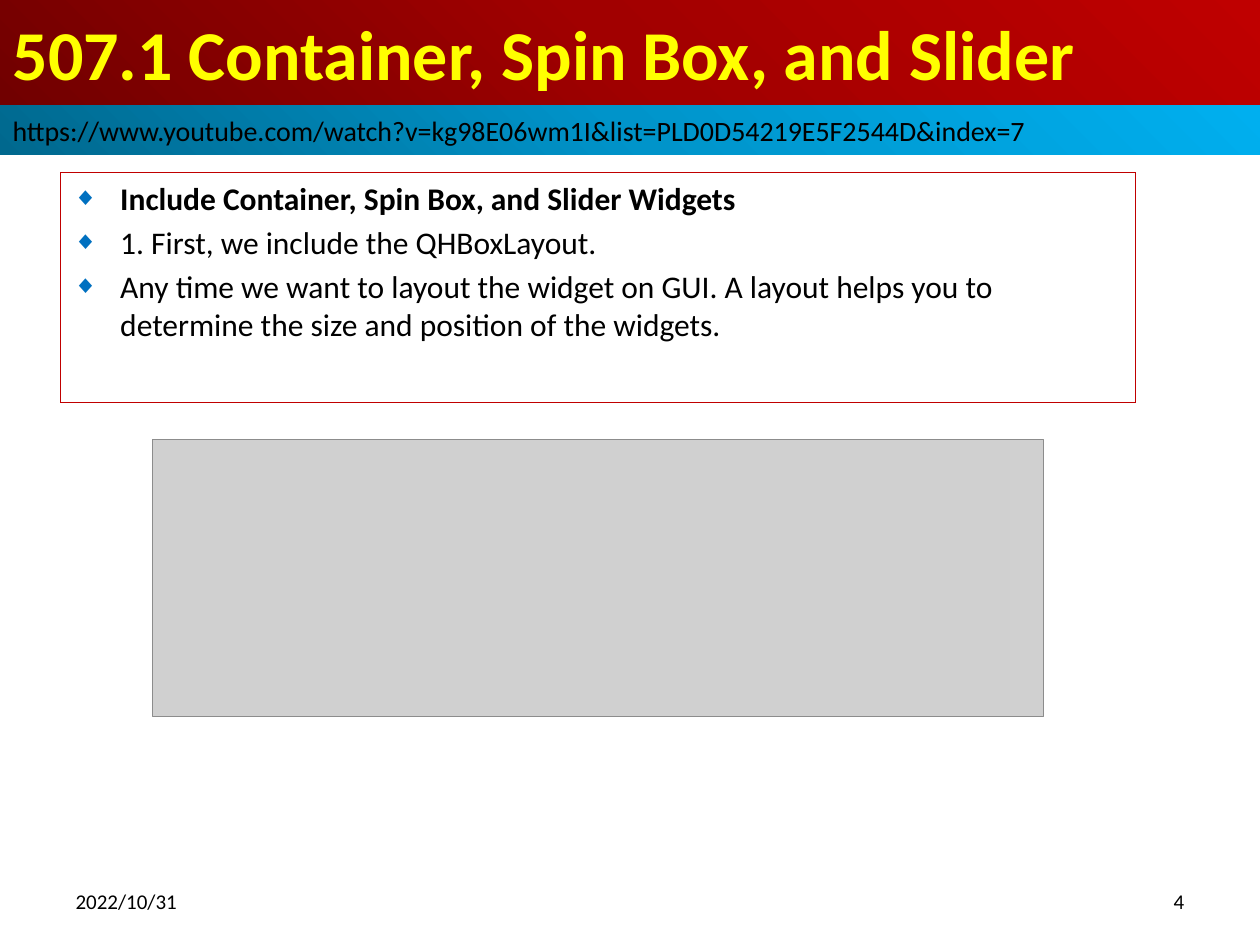
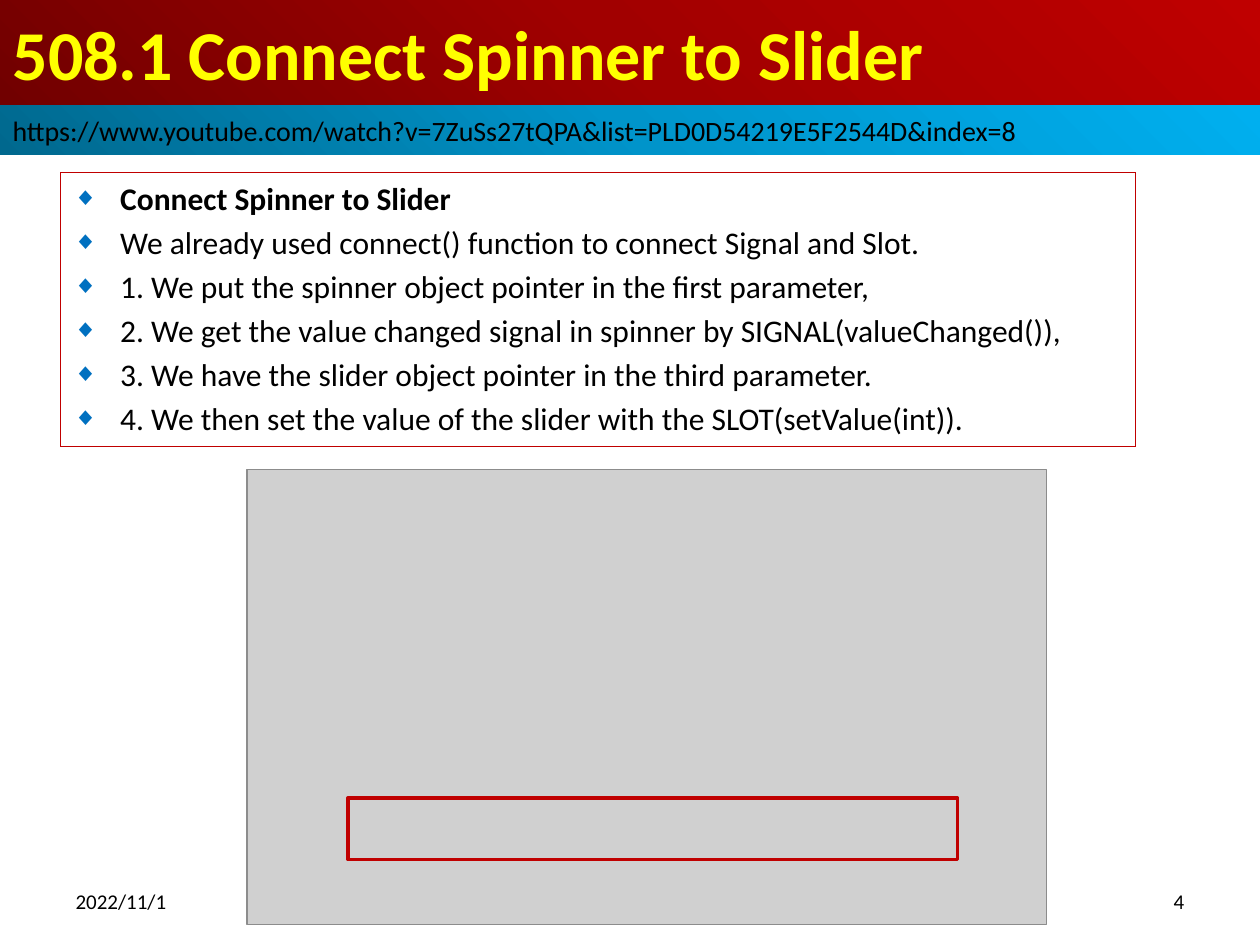
Before and after one commit to peterhchen/012_Qt, a slide deck: slide 4 of 508_Sync_Widgets_Layout.pptx. Drawn at 1260x945 pixels with LibreOffice and Linux fonts; fonts in the diff are those of the drawing; grey boxes stand for pictures. Boxes give left, top, right and bottom in pixels: in the first picture for what was removed or moved away, otherwise in the second. Text is boxed around its words. In the diff, an @@ line names an element or a change of style, - is before the commit and + after.

```diff
--- a/508_Sync_Widgets_Layout.pptx
+++ b/508_Sync_Widgets_Layout.pptx
@@ title at [13, 31, 923, 91]: text changed @@
-507.1 Container, Spin Box, and Slider
+508.1 Connect Spinner to Slider
@@ text in rectangle at [13, 118, 1016, 148]: text changed @@
-https://www.youtube.com/watch?v=kg98E06wm1I&list=PLD0D54219E5F2544D&index=7
+https://www.youtube.com/watch?v=7ZuSs27tQPA&list=PLD0D54219E5F2544D&index=8
@@ subtitle "Connect Spinner to Slider": place and size @@
-subtitle "Connect Spinner to Slider" at [60, 173, 1137, 403]
+subtitle "Connect Spinner to Slider" at [60, 173, 1137, 447]
@@ subtitle at [120, 188, 1061, 434]: text changed @@
-◆ Include Container, Spin Box, and Slider Widgets
-◆ 1. First, we include the QHBoxLayout.
-◆ Any time we want to layout the widget on GUI. A layout helps you to determine the size and position of the widgets.
+◆ Connect Spinner to Slider
+◆ We already used connect() function to connect Signal and Slot.
+◆ 1. We put the spinner object pointer in the first parameter,
+◆ 2. We get the value changed signal in spinner by SIGNAL(valueChanged()),
+◆ 3. We have the slider object pointer in the third parameter.
+◆ 4. We then set the value of the slider with the SLOT(setValue(int)).
@@ picture removed at [152, 440, 1043, 717] @@
@@ picture added at [247, 470, 1046, 925] @@
@@ rectangle added at [348, 798, 958, 859], outline #C00000 2 pt @@
@@ text at [76, 894, 167, 910]: text changed @@
-2022/10/31
+2022/11/1
```
Also in this commit, not shown: 5 other slides changed, 12 slides added, 4 slides removed, 1 other file.
